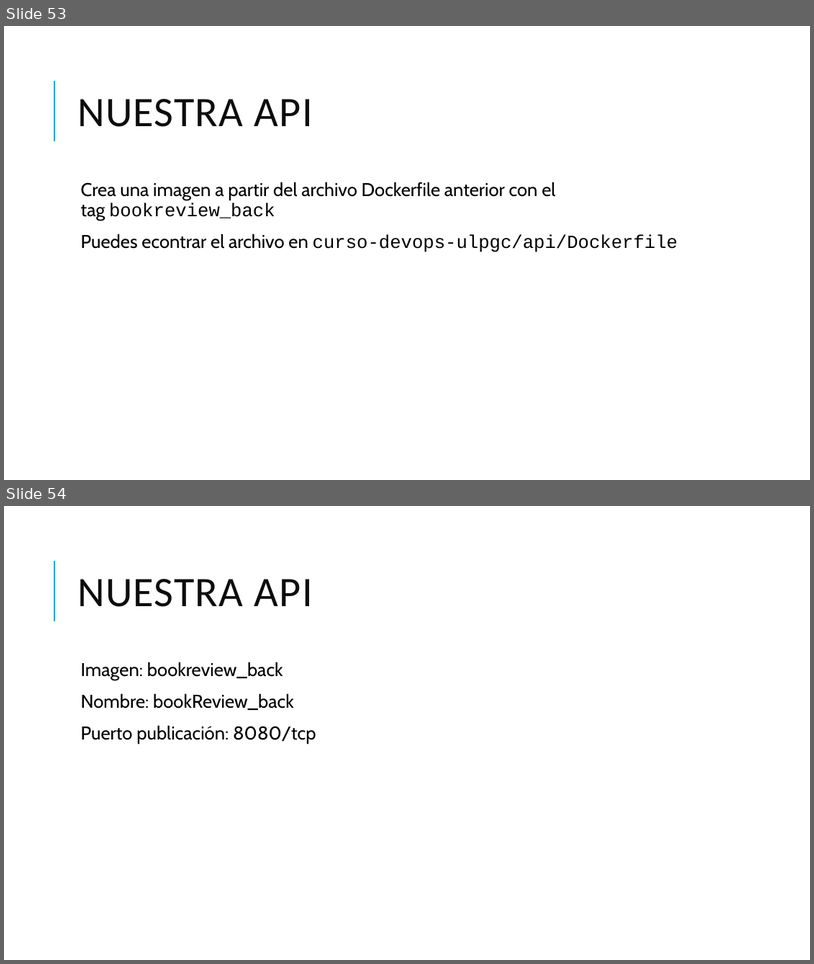
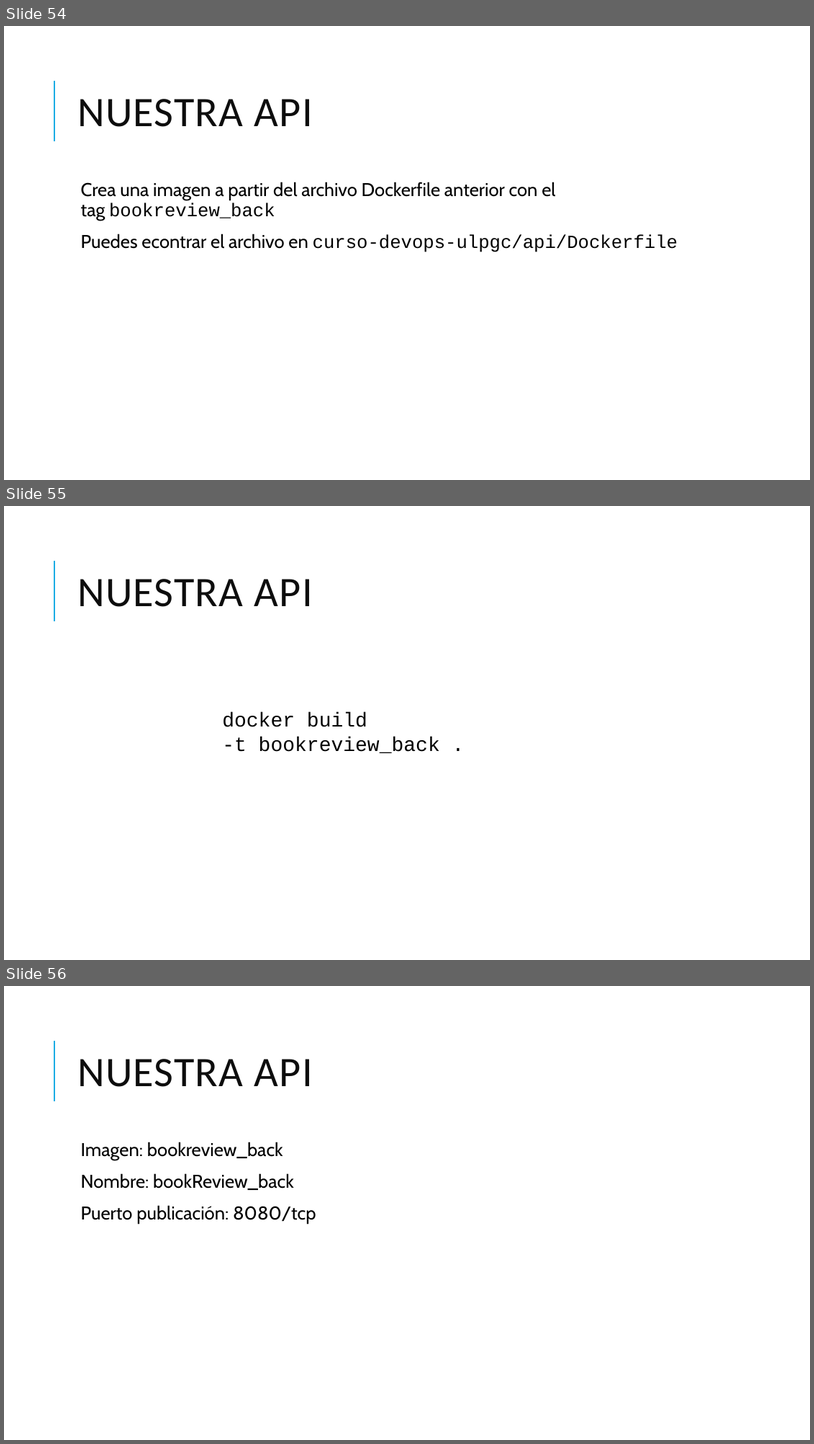
Before and after one commit to grupoinetel/curso-devops-ulpgc, a slide deck: ppt/curso-devops-ulpgc-docker.pptx. Shown one above the other, each under a label of ours: slides 53 and 54 before the commit, slides 54, 55 and 56 after it. The pictures are 814x964 and 814x1444 pixels, drawn with LibreOffice and Linux fonts; fonts in the diff are those of the drawing; background and template pictures are left out. Boxes give left, top, right and bottom in pixels: in the first picture for what was removed or moved away, otherwise in the second. Text is boxed around its words. In the diff, an @@ line names an element or a change of style, - is before the commit and + after.

```diff
--- a/ppt/curso-devops-ulpgc-docker.pptx
+++ b/ppt/curso-devops-ulpgc-docker.pptx
@@ slide 55 added at (4, 506, 810, 960), background #FFFFFF; not listed: 1 template element that a slide beside it also shows @@
@@ title added at (77, 579, 313, 607), 50 pt, text #0D0D0D @@
+NUESTRA API
@@ text added at (222, 713, 440, 753), 24 pt, text #000000 @@
+docker build -t bookreview_back .
@@ what was slide 53 is now slide 54 @@
@@ what was slide 54 is now slide 56 @@
```
Also in this commit, not shown: 2 slides changed, 3 other slides added.
